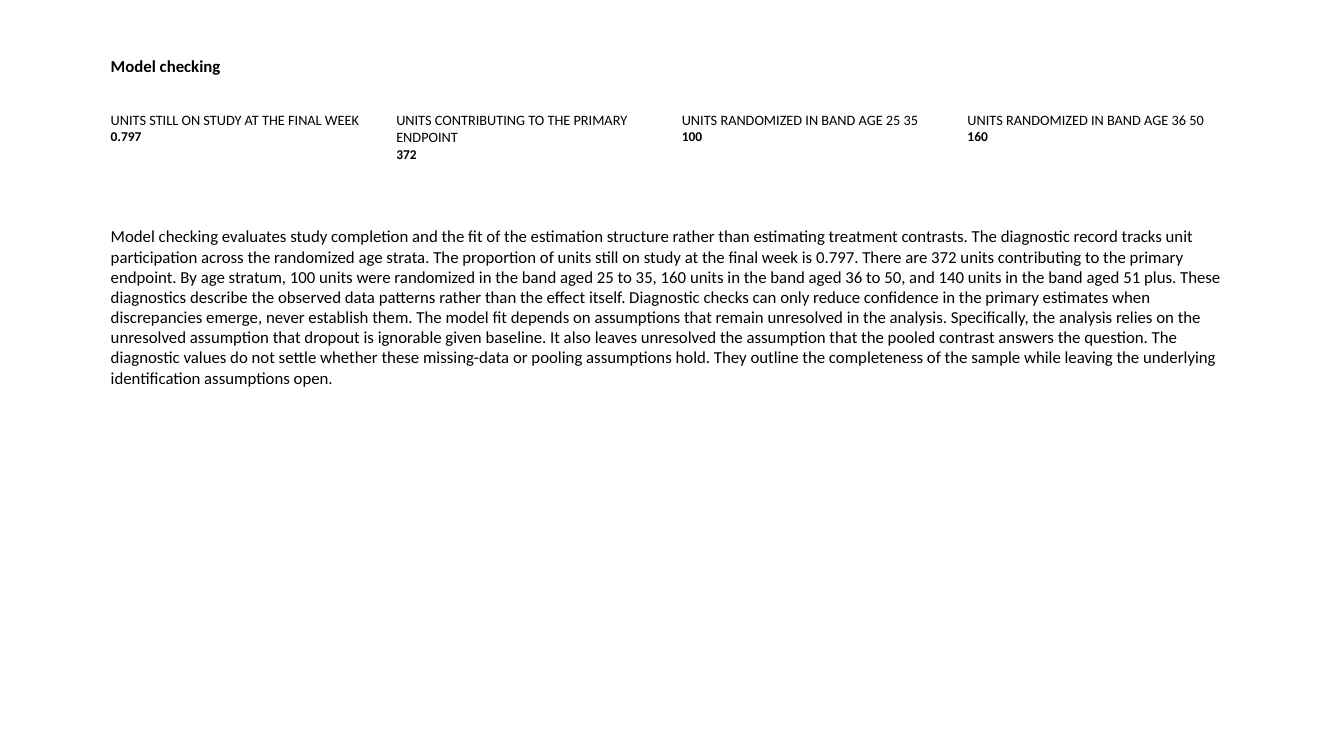
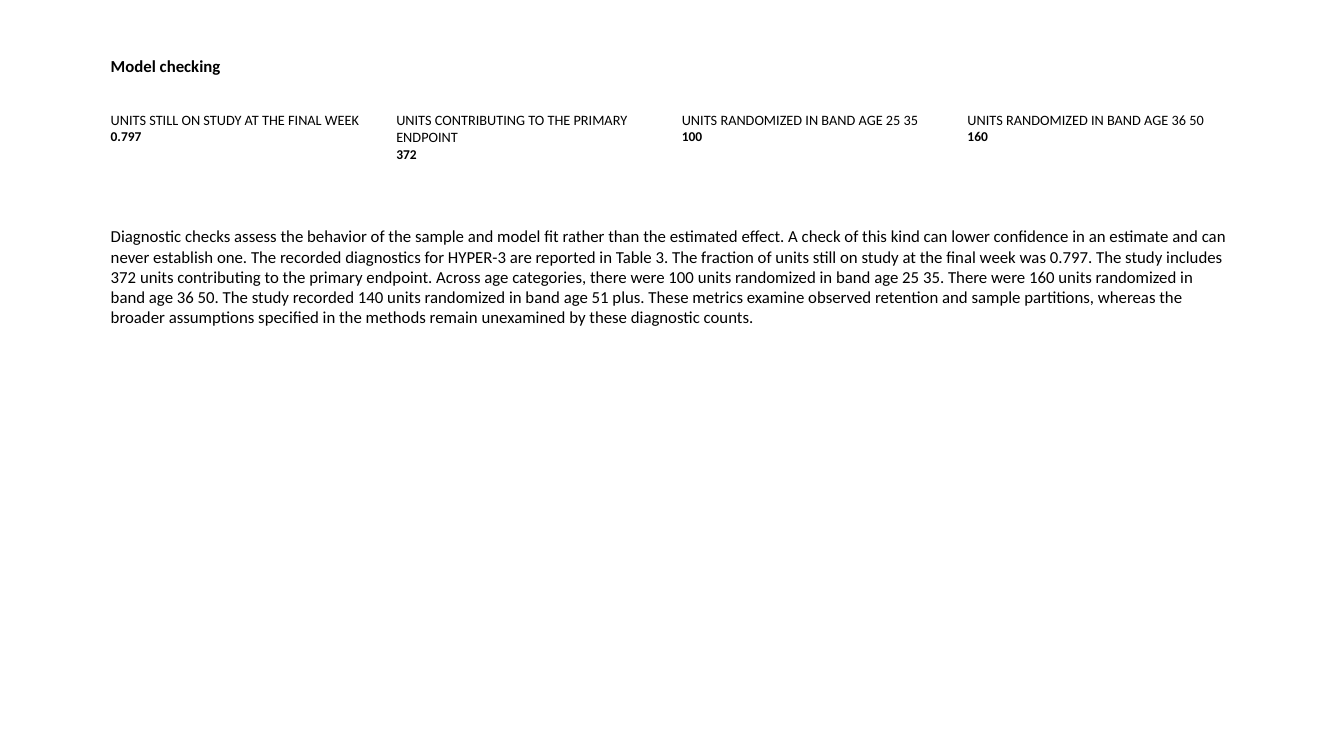
Before and after one commit to redam94/axiom, a slide deck: slide 10 of packages/axiom-dossier/examples/out/hyper3-apa.pptx (slide 8 before the commit). Drawn at 1344x756 pixels with LibreOffice and Linux fonts; fonts in the diff are those of the drawing. Boxes give left, top, right and bottom in pixels: in the first picture for what was removed or moved away, otherwise in the second. Text is boxed around its words. In the diff, an @@ line names an element or a change of style, - is before the commit and + after.

```diff
--- a/packages/axiom-dossier/examples/out/hyper3-apa.pptx
+++ b/packages/axiom-dossier/examples/out/hyper3-apa.pptx
@@ text at box(111, 230, 1226, 326): text changed @@
-Model checking evaluates study completion and the fit of the estimation structure rather than estimating treatment contrasts. The diagnostic record tracks unit participation across the randomized age strata. The proportion of units still on study at the final week is 0.797. There are 372 units contributing to the primary endpoint. By age stratum, 100 units were randomized in the band aged 25 to 35, 160 units in the band aged 36 to 50, and 140 units in the band aged 51 plus. These diagnostics describe the observed data patterns rather than the effect itself. Diagnostic checks can only reduce confidence in the primary estimates when discrepancies emerge, never establish them. The model fit depends on assumptions that remain unresolved in the analysis. Specifically, the analysis relies on the unresolved assumption that dropout is ignorable given baseline. It also leaves unresolved the assumption that the pooled contrast answers the question. The diagnostic values do not settle whether these missing-data or pooling assumptions hold. They outline the completeness of the sample while leaving the underlying identification assumptions open.
+Diagnostic checks assess the behavior of the sample and model fit rather than the estimated effect. A check of this kind can lower confidence in an estimate and can never establish one. The recorded diagnostics for HYPER-3 are reported in Table 3. The fraction of units still on study at the final week was 0.797. The study includes 372 units contributing to the primary endpoint. Across age categories, there were 100 units randomized in band age 25 35. There were 160 units randomized in band age 36 50. The study recorded 140 units randomized in band age 51 plus. These metrics examine observed retention and sample partitions, whereas the broader assumptions specified in the methods remain unexamined by these diagnostic counts.
```
Also in this commit, not shown: 11 other slides changed, 4 slides added, 1 slide removed, 43 other files.
